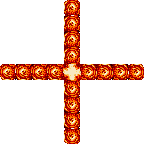
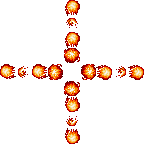
Comparing the layer stacks of the two w=144, h=144 images. Changes:
hid "图层 21" over [2, 2, 142, 142]
hid "图层 20" over [0, 0, 144, 144]
hid "图层 19" over [0, 0, 144, 144]
hid "图层 18" over [0, 0, 144, 144]
hid "图层 17" over [0, 0, 144, 144]
hid "图层 16" over [0, 0, 144, 144]
hid "图层 15" over [0, 0, 144, 144]
hid "图层 14" over [0, 0, 144, 144]
hid "图层 13" over [2, 2, 142, 142]
hid "图层 11" over [3, 3, 141, 141]
hid "图层 10" over [0, 0, 144, 144]
hid "图层 9" over [3, 3, 141, 141]
hid "图层 8" over [0, 0, 144, 144]
hid "图层 7" over [3, 3, 141, 141]
hid "图层 6" over [0, 0, 144, 144]
hid "图层 5" over [3, 3, 141, 141]
hid "图层 4" over [0, 0, 144, 144]
hid "图层 3" over [0, 0, 144, 144]
hid "图层 2" over [16, 16, 128, 128]
hid "图层 1" over [32, 32, 112, 112]
hid "图层 0" over [48, 48, 96, 96]
